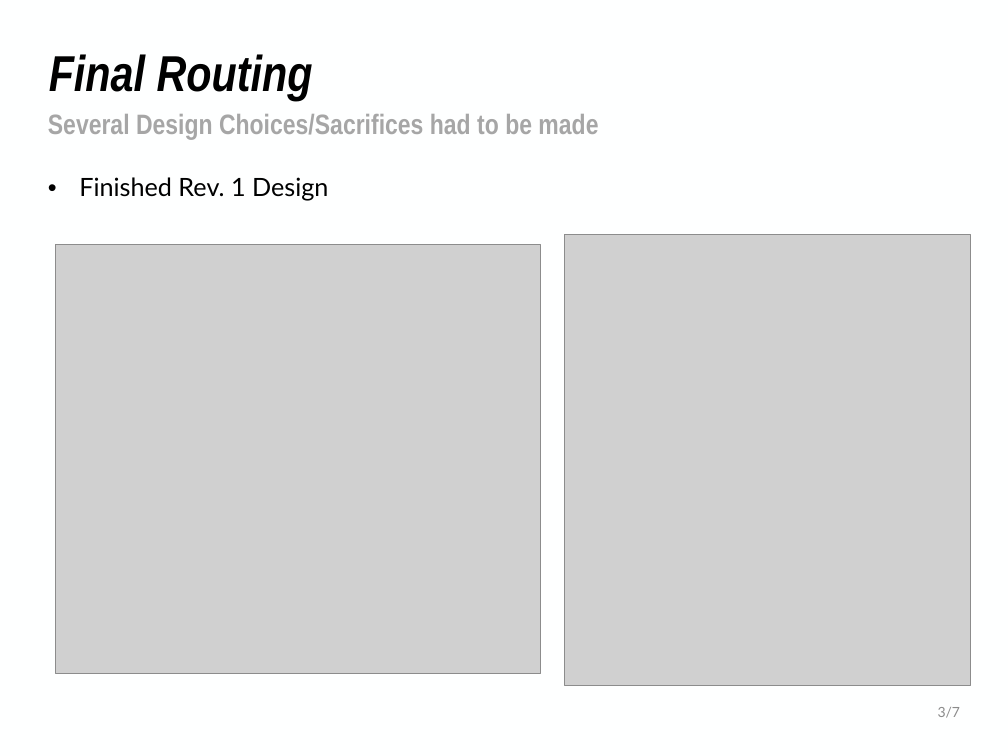
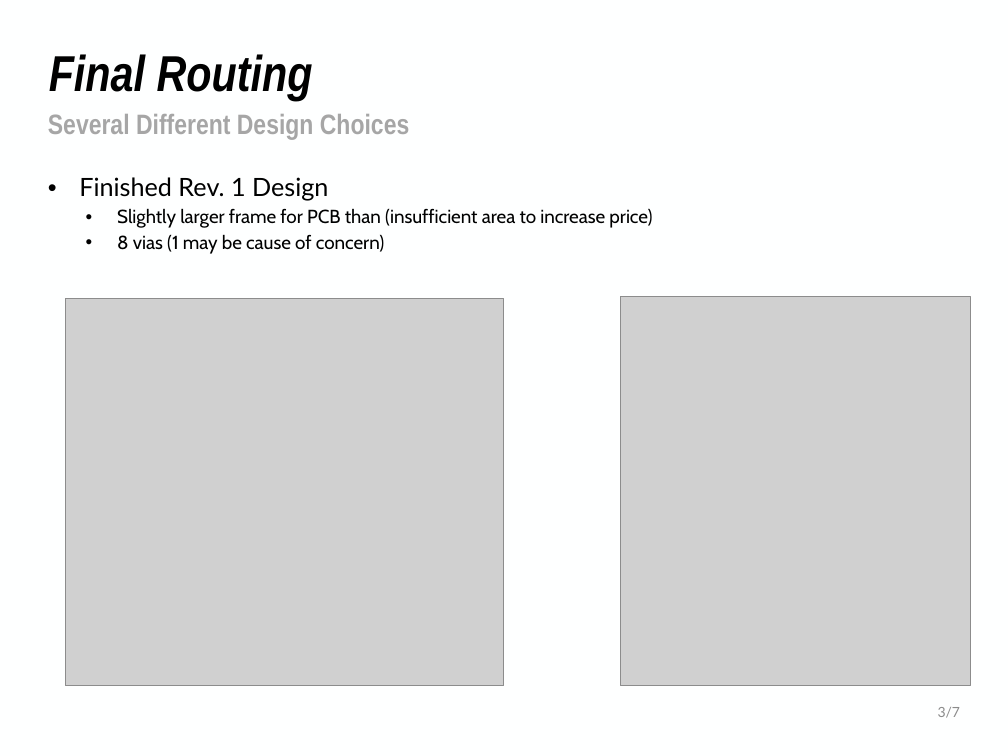
Before and after one commit to NHuang58/Biomedical_Device_PCB, a slide deck: slide 5 of Documentation/Slides/Week_10.pptx. Drawn at 1008x756 pixels with LibreOffice and Linux fonts; fonts in the diff are those of the drawing; grey boxes stand for pictures; background and template pictures are left out. Boxes give left, top, right and bottom in pixels: in the first picture for what was removed or moved away, otherwise in the second. Text is boxed around its words. In the diff, an @@ line names an element or a change of style, - is before the commit and + after.

```diff
--- a/Documentation/Slides/Week_10.pptx
+++ b/Documentation/Slides/Week_10.pptx
@@ text at (48, 114, 409, 140): text changed @@
-Several Design Choices/Sacrifices had to be made
+Several Different Design Choices
@@ text at (117, 208, 652, 254): paragraphs added @@
+  • Slightly larger frame for PCB than (insufficient area to increase price)
+  • 8 vias (1 may be cause of concern)
@@ picture: place and size @@
-picture at (55, 245, 540, 673)
+picture at (66, 298, 504, 685)
@@ picture: place and size @@
-picture at (564, 235, 970, 686)
+picture at (620, 296, 970, 685)
```
Also in this commit, not shown: 5 other slides changed, 1 slide added, 4 other files.
